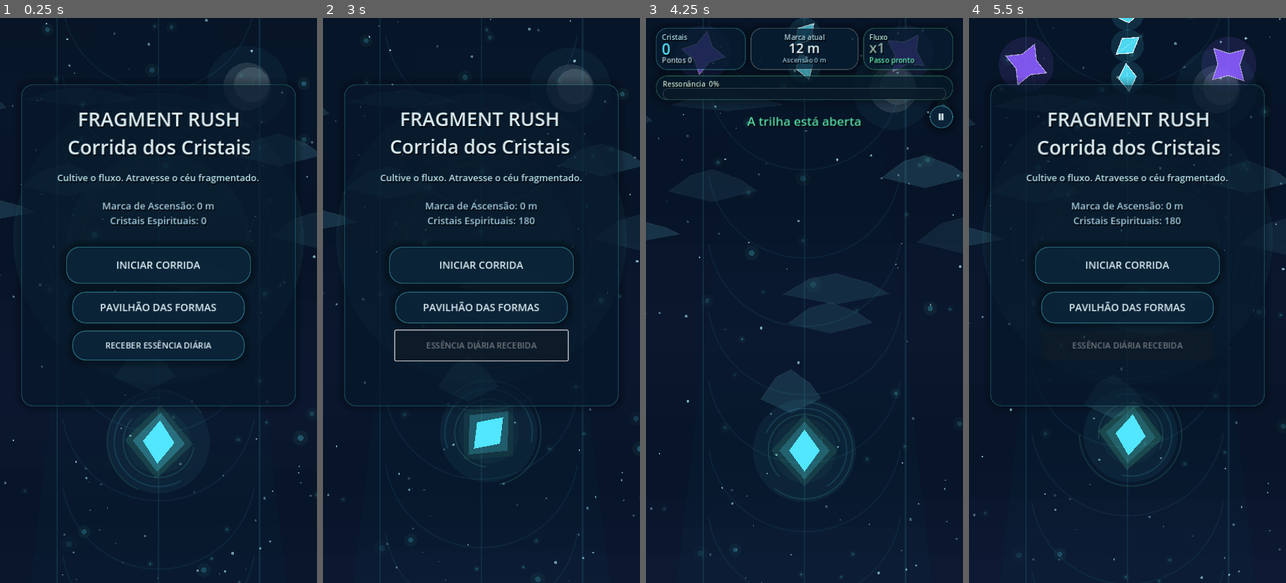
Above: before the commit, frames 1-4 (left to right).
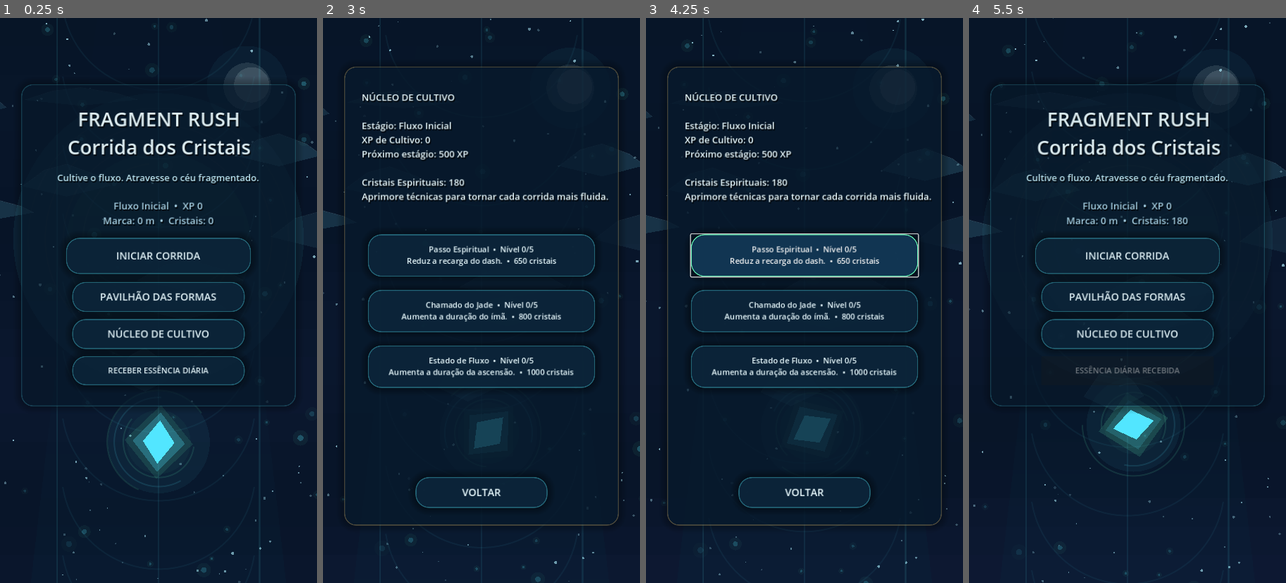
Above: after the commit, the same moments.

Repository: wesley956/corrida-de-cristais
Game: Godot game, scene res://scenes/Main.tscn
The game is run twice, just before and just after one commit, with the same random seed, the same clock (stepped at 60 frames per second) and the same inputs.
Inputs (mouse positions are in pixels of both pictures, inside the frame that each line leads up to):
- Up to frame 1 (0.25 s): no input
- Up to frame 2 (3 s): click "PAVILHÃO DAS FORMAS" at 0.5 s; click "VOLTAR" at 1.25 s; click "RECEBER ESSÊNCIA DIÁRIA" at 2 s; click (481, 334) at 2.75 s, where only the run after the commit has a clickable "NÚCLEO DE CULTIVO"
- Up to frame 3 (4.25 s): click (804, 266) at 3.5 s, where only the run before the commit has a clickable "INICIAR CORRIDA"
- Up to frame 4 (5.5 s): click (1263, 119) at 4.25 s, where only the run before the commit has a clickable "Ⅱ"; click "VOLTAR AO MENU" (after the commit: "VOLTAR") at 5 s

The runs differ from the first frame. In frame 1, 5.4% of the frame differs, in the area x 20-80%, y 32-65%; in frame 2, 11%; in frame 3, 17%, in the area x 0-100%, y 0-100%; in frame 4, 8.6%.

Commit message:
Adiciona nucleo de cultivo e tecnicas

Diff:
--- a/fragment-rush/scripts/Main.gd
+++ b/fragment-rush/scripts/Main.gd
@@ -1,7 +1,7 @@
 extends Node2D
 
 # Fragment Rush: Corrida dos Cristais
-# v0.6 - Pavilhao Funcional + Missoes
+# v0.7 - Nucleo de Cultivo + Tecnicas
 # Runner mobile com atmosfera wuxia/cultivation: fluxo, ressonancia e ascensao.
 
 const SAVE_PATH: String = "user://fragment_rush_save.json"
@@ -32,6 +32,7 @@
 var result_layer: CanvasLayer
 var shop_layer: CanvasLayer
 var pause_layer: CanvasLayer
+var cultivation_layer: CanvasLayer
 
 var score_label: Label
 var crystal_label: Label
@@ -48,6 +49,7 @@
 var result_card: Panel
 var shop_card: Panel
 var pause_card: Panel
+var cultivation_card: Panel
 
 var title_label: Label
 var subtitle_label: Label
@@ -56,7 +58,11 @@
 var close_shop_button: Button
 var shop_info_label: Label
 var daily_button: Button
+var cultivation_button: Button
 var shop_skin_buttons: Dictionary = {}
+var cultivation_info_label: Label
+var cultivation_close_button: Button
+var cultivation_upgrade_buttons: Dictionary = {}
 
 var result_title: Label
 var result_stats: Label
@@ -98,6 +104,9 @@
 var last_daily_reward: String = ""
 var run_mission_bonus: int = 0
 var completed_run_missions: Array[String] = []
+var cultivation_xp: int = 0
+var last_xp_gain: int = 0
+var technique_levels: Dictionary = {"dash": 0, "jade": 0, "flow": 0}
 
 const SKINS: Dictionary = {
 	"nucleo_errante": {"name": "Núcleo Errante", "price": 0, "desc": "Forma inicial equilibrada."},
@@ -106,6 +115,20 @@
 	"coracao_nebular": {"name": "Coração Nebular", "price": 4000, "desc": "Ressonância roxa e misteriosa."},
 	"essencia_dourada": {"name": "Essência Dourada", "price": 6500, "desc": "Forma rara de ascensão cristalina."}
 }
+
+const TECHNIQUES: Dictionary = {
+	"dash": {"name": "Passo Espiritual", "max": 5, "base_price": 650, "desc": "Reduz a recarga do dash."},
+	"jade": {"name": "Chamado do Jade", "max": 5, "base_price": 800, "desc": "Aumenta a duração do ímã."},
+	"flow": {"name": "Estado de Fluxo", "max": 5, "base_price": 1000, "desc": "Aumenta a duração da ascensão."}
+}
+
+const CULTIVATION_STAGES: Array[String] = [
+	"Fluxo Inicial",
+	"Qi Desperto",
+	"Núcleo Refinado",
+	"Fluxo Celestial",
+	"Ascensão Cristalina"
+]
 
 var spawn_timer: float = 0.0
 var crystal_spawn_timer: float = 0.0
@@ -236,6 +259,8 @@
 	add_child(shop_layer)
 	pause_layer = CanvasLayer.new()
 	add_child(pause_layer)
+	cultivation_layer = CanvasLayer.new()
+	add_child(cultivation_layer)
 
 	# HUD - glassmorphism espiritual
 	var hud_left_panel: Panel = make_panel(Vector2(22, 22), Vector2(205, 96), Color(0.03, 0.12, 0.20, 0.72), Color(C_CELESTIAL.r, C_CELESTIAL.g, C_CELESTIAL.b, 0.26))
@@ -299,14 +324,16 @@
 	best_label = make_label("", 22, Vector2(0, 260), Color(0.74, 0.92, 1.0, 0.92))
 	best_label.horizontal_alignment = HORIZONTAL_ALIGNMENT_CENTER
 	best_label.size = Vector2(624, 56)
-	start_button = make_button("INICIAR CORRIDA", Vector2(102, 368), Vector2(420, 84))
-	shop_button = make_button("PAVILHÃO DAS FORMAS", Vector2(116, 470), Vector2(392, 72))
-	daily_button = make_button("RECEBER ESSÊNCIA DIÁRIA", Vector2(116, 558), Vector2(392, 68))
-	daily_button.add_theme_font_size_override("font_size", 19)
+	start_button = make_button("INICIAR CORRIDA", Vector2(102, 348), Vector2(420, 82))
+	shop_button = make_button("PAVILHÃO DAS FORMAS", Vector2(116, 448), Vector2(392, 68))
+	cultivation_button = make_button("NÚCLEO DE CULTIVO", Vector2(116, 532), Vector2(392, 68))
+	daily_button = make_button("RECEBER ESSÊNCIA DIÁRIA", Vector2(116, 616), Vector2(392, 66))
+	daily_button.add_theme_font_size_override("font_size", 18)
 	start_button.pressed.connect(start_game)
 	shop_button.pressed.connect(show_shop)
+	cultivation_button.pressed.connect(show_cultivation)
 	daily_button.pressed.connect(claim_daily_reward)
-	for node in [title_label, subtitle_label, best_label, start_button, shop_button, daily_button]:
+	for node in [title_label, subtitle_label, best_label, start_button, shop_button, cultivation_button, daily_button]:
 		menu_card.add_child(node)
 
 	# Resultado
@@ -315,10 +342,10 @@
 	result_title = make_label("FLUXO INTERROMPIDO", 38, Vector2(0, 48), C_PEARL)
 	result_title.horizontal_alignment = HORIZONTAL_ALIGNMENT_CENTER
 	result_title.size = Vector2(604, 70)
-	result_stats = make_label("", 20, Vector2(56, 142), Color(0.86, 0.96, 1.0, 1.0))
-	result_stats.size = Vector2(492, 430)
-	restart_button = make_button("CULTIVAR NOVAMENTE", Vector2(92, 620), Vector2(420, 78))
-	menu_button = make_button("VOLTAR À TRILHA", Vector2(132, 722), Vector2(340, 70))
+	result_stats = make_label("", 18, Vector2(56, 130), Color(0.86, 0.96, 1.0, 1.0))
+	result_stats.size = Vector2(492, 475)
+	restart_button = make_button("CULTIVAR NOVAMENTE", Vector2(92, 660), Vector2(420, 76))
+	menu_button = make_button("VOLTAR À TRILHA", Vector2(132, 758), Vector2(340, 68))
 	restart_button.pressed.connect(start_game)
 	menu_button.pressed.connect(show_menu)
 	for node in [result_title, result_stats, restart_button, menu_button]:
@@ -343,6 +370,26 @@
 	close_shop_button = make_button("VOLTAR", Vector2(162, 930), Vector2(300, 70))
 	close_shop_button.pressed.connect(show_menu)
 	shop_card.add_child(close_shop_button)
+
+	# Núcleo de Cultivo
+	cultivation_card = make_panel(Vector2(48, 110), Vector2(624, 1040), Color(0.03, 0.11, 0.19, 0.72), Color(C_GOLD.r, C_GOLD.g, C_GOLD.b, 0.26))
+	cultivation_layer.add_child(cultivation_card)
+	cultivation_info_label = make_label("", 21, Vector2(40, 36), C_PEARL)
+	cultivation_info_label.size = Vector2(544, 300)
+	cultivation_card.add_child(cultivation_info_label)
+
+	var technique_order: Array[String] = ["dash", "jade", "flow"]
+	for i in range(technique_order.size()):
+		var tech_id: String = technique_order[i]
+		var tb: Button = make_button("", Vector2(54, 380 + i * 126), Vector2(516, 96))
+		tb.add_theme_font_size_override("font_size", 18)
+		tb.pressed.connect(func() -> void: upgrade_technique(tech_id))
+		cultivation_upgrade_buttons[tech_id] = tb
+		cultivation_card.add_child(tb)
+
+	cultivation_close_button = make_button("VOLTAR", Vector2(162, 930), Vector2(300, 70))
+	cultivation_close_button.pressed.connect(show_menu)
+	cultivation_card.add_child(cultivation_close_button)
 
 	# Tela de pausa
 	pause_card = make_panel(Vector2(72, 305), Vector2(576, 515), Color(0.03, 0.11, 0.19, 0.76), Color(C_JADE.r, C_JADE.g, C_JADE.b, 0.30))
@@ -527,6 +574,7 @@
 	result_layer.visible = false
 	shop_layer.visible = false
 	pause_layer.visible = false
+	cultivation_layer.visible = false
 	hud_layer.visible = true
 	entities.clear()
 	particles.clear()
@@ -571,8 +619,9 @@
 	result_layer.visible = false
 	shop_layer.visible = false
 	pause_layer.visible = false
+	cultivation_layer.visible = false
 	hud_layer.visible = false
-	best_label.text = "Marca de Ascensão: %d m\nCristais Espirituais: %d" % [int(best_distance), total_crystals]
+	best_label.text = "%s  •  XP %d\nMarca: %d m  •  Cristais: %d" % [get_cultivation_stage_name(), cultivation_xp, int(best_distance), total_crystals]
 	update_daily_button()
 
 func pause_game() -> void:
@@ -584,6 +633,7 @@
 	menu_layer.visible = false
 	result_layer.visible = false
 	shop_layer.visible = false
+	cultivation_layer.visible = false
 
 func resume_game() -> void:
 	if screen != "pause":
@@ -593,7 +643,7 @@
 	pause_layer.visible = false
 
 func activate_flow_state() -> void:
-	flow_timer = 5.8
+	flow_timer = 5.8 + float(tech_level("flow")) * 0.45
 	flow_activations += 1
 	resonance_value = 100.0
 	invulnerable_timer = maxf(invulnerable_timer, 1.2)
@@ -607,12 +657,112 @@
 		var particle_pos: Vector2 = player.position + Vector2(rng.randf_range(-72.0, 72.0), rng.randf_range(-64.0, 64.0))
 		spawn_particle(particle_pos, Color(C_GOLD.r, C_GOLD.g, C_GOLD.b, 0.82), 7, 0.58)
 
+func show_cultivation() -> void:
+	screen = "cultivation"
+	menu_layer.visible = false
+	result_layer.visible = false
+	shop_layer.visible = false
+	pause_layer.visible = false
+	cultivation_layer.visible = true
+	hud_layer.visible = false
+	update_cultivation_ui()
+
+func get_cultivation_stage_index() -> int:
+	if cultivation_xp >= 6000:
+		return 4
+	if cultivation_xp >= 3000:
+		return 3
+	if cultivation_xp >= 1400:
+		return 2
+	if cultivation_xp >= 500:
+		return 1
+	return 0
+
+func get_cultivation_stage_name() -> String:
+	return CULTIVATION_STAGES[get_cultivation_stage_index()]
+
+func next_stage_xp() -> int:
+	var idx: int = get_cultivation_stage_index()
+	match idx:
+		0:
+			return 500
+		1:
+			return 1400
+		2:
+			return 3000
+		3:
+			return 6000
+		_:
+			return cultivation_xp
+
+func tech_level(tech_id: String) -> int:
+	return int(technique_levels.get(tech_id, 0))
+
+func technique_price(tech_id: String) -> int:
+	var data: Dictionary = TECHNIQUES[tech_id]
+	var level: int = tech_level(tech_id)
+	return int(data["base_price"]) + level * 550
+
+func update_cultivation_ui() -> void:
+	var next_xp: int = next_stage_xp()
+	var progress_line: String = "Estágio máximo alcançado"
+	if next_xp > cultivation_xp:
+		progress_line = "Próximo estágio: %d XP" % next_xp
+	var lines: Array[String] = []
+	lines.append("NÚCLEO DE CULTIVO")
+	lines.append("")
+	lines.append("Estágio: %s" % get_cultivation_stage_name())
+	lines.append("XP de Cultivo: %d" % cultivation_xp)
+	lines.append(progress_line)
+	lines.append("")
+	lines.append("Cristais Espirituais: %d" % total_crystals)
+	lines.append("Aprimore técnicas para tornar cada corrida mais fluida.")
+	cultivation_info_label.text = "\n".join(lines)
+
+	for tech_id in cultivation_upgrade_buttons.keys():
+		var b: Button = cultivation_upgrade_buttons[tech_id]
+		var data: Dictionary = TECHNIQUES[tech_id]
+		var level: int = tech_level(tech_id)
+		var max_level: int = int(data["max"])
+		var price: int = technique_price(tech_id)
+		var status: String = "Nível %d/%d" % [level, max_level]
+		if level >= max_level:
+			status = "Nível máximo"
+		var action: String = "MAX" if level >= max_level else "%d cristais" % price
+		b.text = "%s  •  %s\n%s  •  %s" % [str(data["name"]), status, str(data["desc"]), action]
+		if level >= max_level:
+			b.add_theme_stylebox_override("normal", make_button_style(Color(0.10, 0.23, 0.22, 0.86), Color(C_GOLD.r, C_GOLD.g, C_GOLD.b, 0.62)))
+		else:
+			b.add_theme_stylebox_override("normal", make_button_style(Color(0.05, 0.16, 0.25, 0.78), Color(C_CELESTIAL.r, C_CELESTIAL.g, C_CELESTIAL.b, 0.40)))
+
+func upgrade_technique(tech_id: String) -> void:
+	if not TECHNIQUES.has(tech_id):
+		return
+	var data: Dictionary = TECHNIQUES[tech_id]
+	var level: int = tech_level(tech_id)
+	var max_level: int = int(data["max"])
+	if level >= max_level:
+		show_status("TÉCNICA NO MÁXIMO", C_GOLD)
+		return
+	var price: int = technique_price(tech_id)
+	if total_crystals < price:
+		show_status("CRISTAIS INSUFICIENTES", Color(1.0, 0.72, 0.72, 1.0))
+		flash_alpha = maxf(flash_alpha, 0.07)
+		return
+	total_crystals -= price
+	technique_levels[tech_id] = level + 1
+	save_game()
+	update_cultivation_ui()
+	show_status("TÉCNICA APRIMORADA", C_GOLD)
+	spawn_shockwave(player.position, C_GOLD, 38.0, 220.0, 0.58)
+
 func show_shop() -> void:
 	screen = "shop"
 	menu_layer.visible = false
 	result_layer.visible = false
 	shop_layer.visible = true
 	pause_layer.visible = false
+	cultivation_layer.visible = false
 	hud_layer.visible = false
 	update_shop_ui()
 
@@ -798,7 +948,7 @@
 func do_dash() -> void:
 	if dash_cooldown <= 0.0:
 		dash_timer = 0.18
-		dash_cooldown = 1.15
+		dash_cooldown = maxf(0.72, 1.15 - float(tech_level("dash")) * 0.08)
 		invulnerable_timer = maxf(invulnerable_timer, 0.2)
 		resonance_value = minf(100.0, resonance_value + 4.0)
 		flash_alpha = maxf(flash_alpha, 0.10)
@@ -929,7 +1079,7 @@
 func collect_power(kind: String) -> void:
 	match kind:
 		"magnet":
-			magnet_timer = 6.0
+			magnet_timer = 6.0 + float(tech_level("jade")) * 0.65
 			show_status("CHAMADO DO JADE", C_JADE)
 		"shield":
 			invulnerable_timer = 5.0
@@ -975,10 +1125,20 @@
 		missions.append("✓ Sustentou Fluxo x18")
 	return missions
 
+func calculate_xp_gain() -> int:
+	var gain: int = int(distance * 0.06)
+	gain += perfect_grazes * 9
+	gain += flow_activations * 24
+	gain += completed_run_missions.size() * 18
+	gain += int(max(combo, 1) * 0.8)
+	return max(gain, 8)
+
 func game_over() -> void:
 	screen = "result"
 	completed_run_missions = calculate_run_missions()
 	run_mission_bonus = completed_run_missions.size() * 75
+	last_xp_gain = calculate_xp_gain()
+	cultivation_xp += last_xp_gain
 	total_crystals += crystals_run + run_mission_bonus
 	best_distance = maxf(best_distance, distance)
 	save_game()
@@ -987,11 +1147,12 @@
 	menu_layer.visible = false
 	shop_layer.visible = false
 	pause_layer.visible = false
+	cultivation_layer.visible = false
 	var new_mark: String = "\nNova Marca de Ascensão!" if int(distance) >= int(best_distance) else ""
 	var mission_text: String = "Nenhuma missão concluída"
 	if completed_run_missions.size() > 0:
 		mission_text = "\n".join(completed_run_missions)
-	result_stats.text = "Distância: %d m\nPontuação: %d\nCristais da Corrida: %d\nBônus de Missões: +%d\nRessonâncias Perfeitas: %d\nEstados de Fluxo: %d\nMaior Fluxo: x%d\n%s\n\nMissões:\n%s\n\nTotal de Cristais: %d\nMarca de Ascensão: %d m" % [int(distance), score, crystals_run, run_mission_bonus, perfect_grazes, flow_activations, max(combo, 1), new_mark, mission_text, total_crystals, int(best_distance)]
+	result_stats.text = "Distância: %d m\nPontuação: %d\nCristais da Corrida: %d\nBônus de Missões: +%d\nXP de Cultivo: +%d\nRessonâncias Perfeitas: %d\nEstados de Fluxo: %d\nMaior Fluxo: x%d\n%s\n\nMissões:\n%s\n\nEstágio: %s\nTotal de Cristais: %d\nMarca de Ascensão: %d m" % [int(distance), score, crystals_run, run_mission_bonus, last_xp_gain, perfect_grazes, flow_activations, max(combo, 1), new_mark, mission_text, get_cultivation_stage_name(), total_crystals, int(best_distance)]
 	camera_shake = 17.0
 
 func show_status(text: String, color: Color) -> void:
@@ -1108,7 +1269,9 @@
 		"total_crystals": total_crystals,
 		"selected_skin": selected_skin,
 		"owned_skins": owned_skins,
-		"last_daily_reward": last_daily_reward
+		"last_daily_reward": last_daily_reward,
+		"cultivation_xp": cultivation_xp,
+		"technique_levels": technique_levels
 	}
 	var file: FileAccess = FileAccess.open(SAVE_PATH, FileAccess.WRITE)
 	if file != null:
@@ -1125,6 +1288,13 @@
 			total_crystals = int(parsed.get("total_crystals", 0))
 			selected_skin = str(parsed.get("selected_skin", "nucleo_errante"))
 			last_daily_reward = str(parsed.get("last_daily_reward", ""))
+			cultivation_xp = int(parsed.get("cultivation_xp", 0))
+			var loaded_techniques: Variant = parsed.get("technique_levels", {"dash": 0, "jade": 0, "flow": 0})
+			if typeof(loaded_techniques) == TYPE_DICTIONARY:
+				technique_levels = loaded_techniques
+			for required_tech in ["dash", "jade", "flow"]:
+				if not technique_levels.has(required_tech):
+					technique_levels[required_tech] = 0
 			var loaded_skins: Variant = parsed.get("owned_skins", {"nucleo_errante": true})
 			if typeof(loaded_skins) == TYPE_DICTIONARY:
 				owned_skins = loaded_skins
